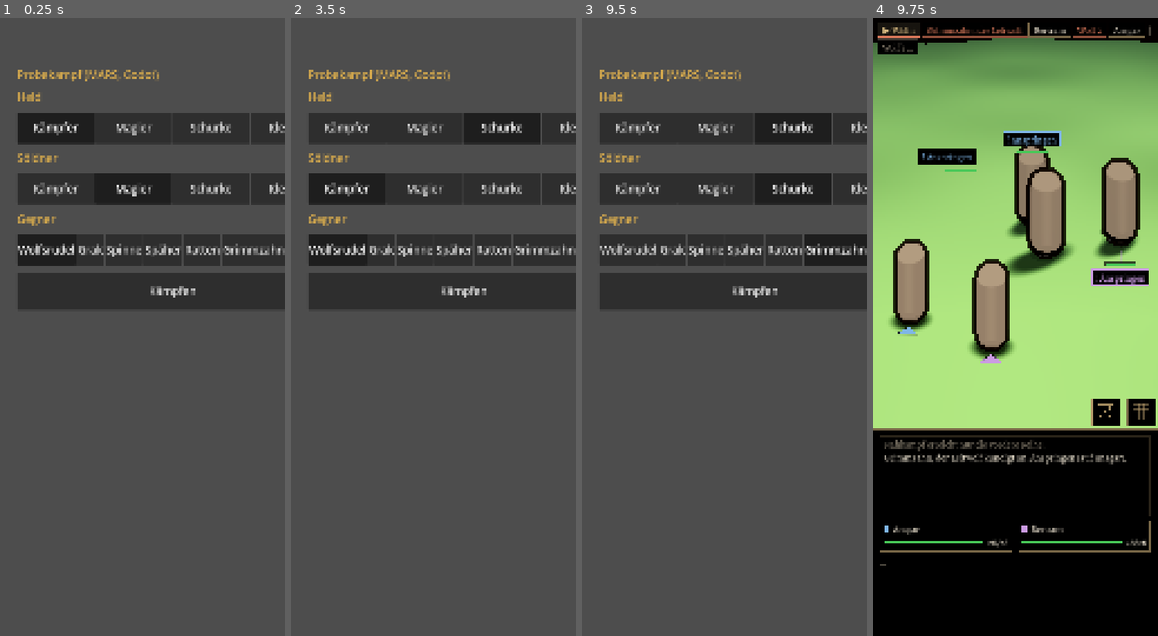
Above: before the commit, frames 1-4 (left to right).
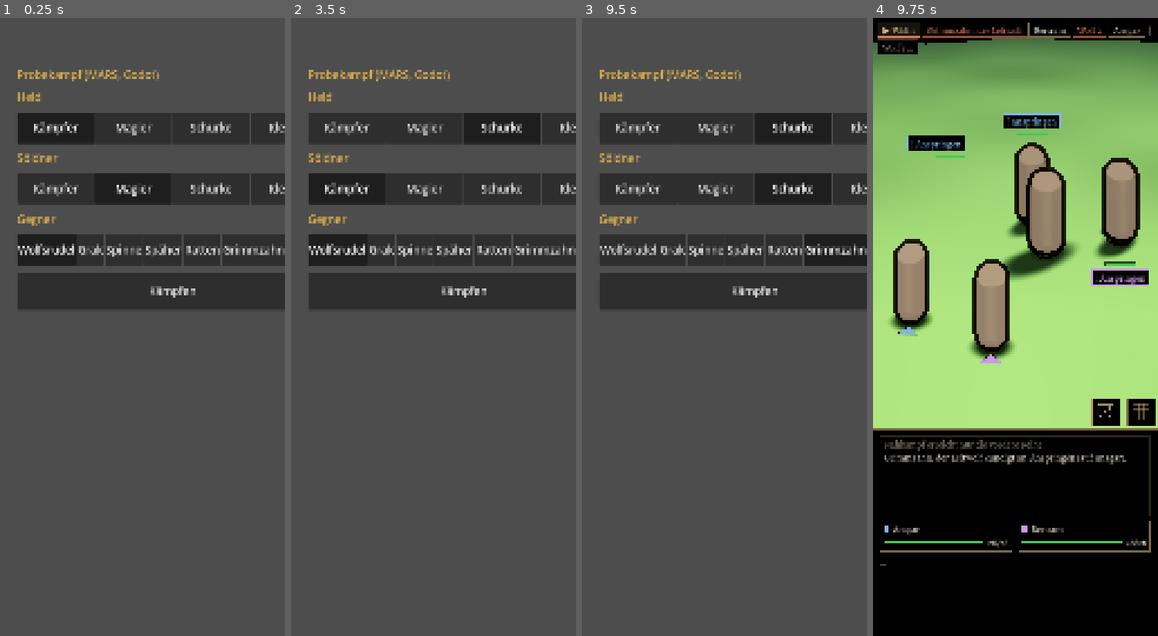
Above: after the commit, the same moments.

Repository: tramour-cmyk/androidapp_rpg_bornim
Game: Godot game, scene res://kampf/probe.tscn
Same seed, same stepped clock (60 frames per second), same inputs: the game is played once before the commit and once after it.
Inputs:
- Up to frame 1 (0.25 s): no input
- Up to frame 2 (3.5 s): click "Kämpfer" at 0.5 s; click "Magier" at 1.25 s; click "Schurke" at 2 s; click "Kämpfer" at 2.75 s
- Up to frame 3 (9.5 s): click "Magier" at 3.5 s; click "Schurke" at 4.25 s; click "Wolfsrudel" at 5 s; click "Grak" at 5.75 s; click "Spinne" at 6.5 s; click "Späher" at 7.25 s; click "Ratten" at 8 s; click "Grimmzahn" at 8.75 s
- Up to frame 4 (9.75 s): click "Kämpfen" at 9.5 s

Frames 1-3 are identical in both runs. In frame 4, 2.5% of the frame differs, in the area x 11-88%, y 15-43%.

Commit message:
348.7: Wolf nach Chef 25.10., 18:20 („eher wie ein Kojote … Rist gleich hoch vorne und hinten … Brustkorb … muskulös … hinten angehoben“): Kruppe und Hüfte gehoben, Heck weniger gestaucht (HZ 0,92), tiefer Brustkorb (Kette brustkorb0–1); Rückenlinie gemessen Widerrist 0,98, Kruppe 0,93 m (vorher 0,97/0,77), Brust bis 0,43 m (vorher 0,48). Grimmzahn Runde 6 (Chef 18:31 „Größe wie ein Pony“): Schulter 1,2 m (GROESSE 1,5), Nacken und Brust massiger, Ohr größer, Augen größer und voll leuchtend, Narben schmaler und heller, grauer Schnauzenrand; Prüfer läuft
Co-Authored-By: Claude Opus 5.5 <noreply@anthropic.com>
Claude-Session: https://claude.ai/code/session_01AzH9RPcR7ayBR3AhPrEqTL

Diff:
--- a/godot/kampf/figur.gd
+++ b/godot/kampf/figur.gd
@@ -25,7 +25,7 @@
 ## 348.7 Grimmzahn: im Probekampf „Grimmzahn“ trägt der Wolf „grimm“ dessen Modell (Regeln noch die des Wolfs)
 const GRIMM := "grimm"
 ## Größe im Modell gegen den Wolf (Knotenmaßstab der .glb, wolf.py ART=dire_wolf): Schatten, Kopf, Mitte wachsen mit, das Modell nicht noch einmal
-const ART_GROESSE := {"dire_wolf": 1.3, "giant_rat": 0.6 / 0.3}
+const ART_GROESSE := {"dire_wolf": 1.5, "giant_rat": 0.6 / 0.3}
 ## 348.7: die drei Goblins aus goblin.py (Krummsäbel und Schild mit Wams und Fell, Handbeil mit Kappe, zwei Klingen mit Helm)
 const GOBLIN_KITS := ["leder", "kappe", "helm"]
 const ALIAS := {"Biss": "Hauer", "Sprung": "Ansturm", "Lefzen": "Schnauben", "Heulen": "Drohen"}
Not shown, changed: tools/blender348/wolf.py
